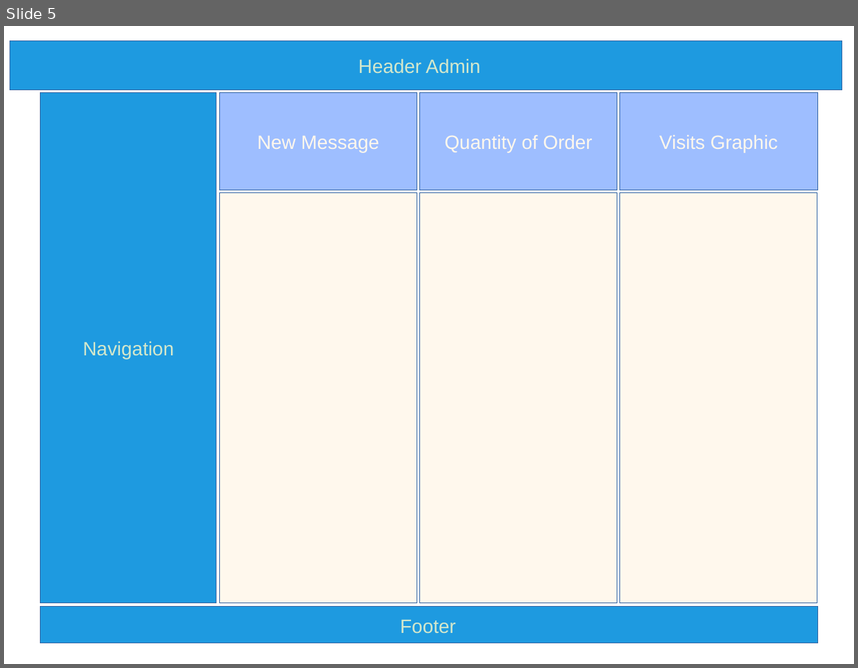
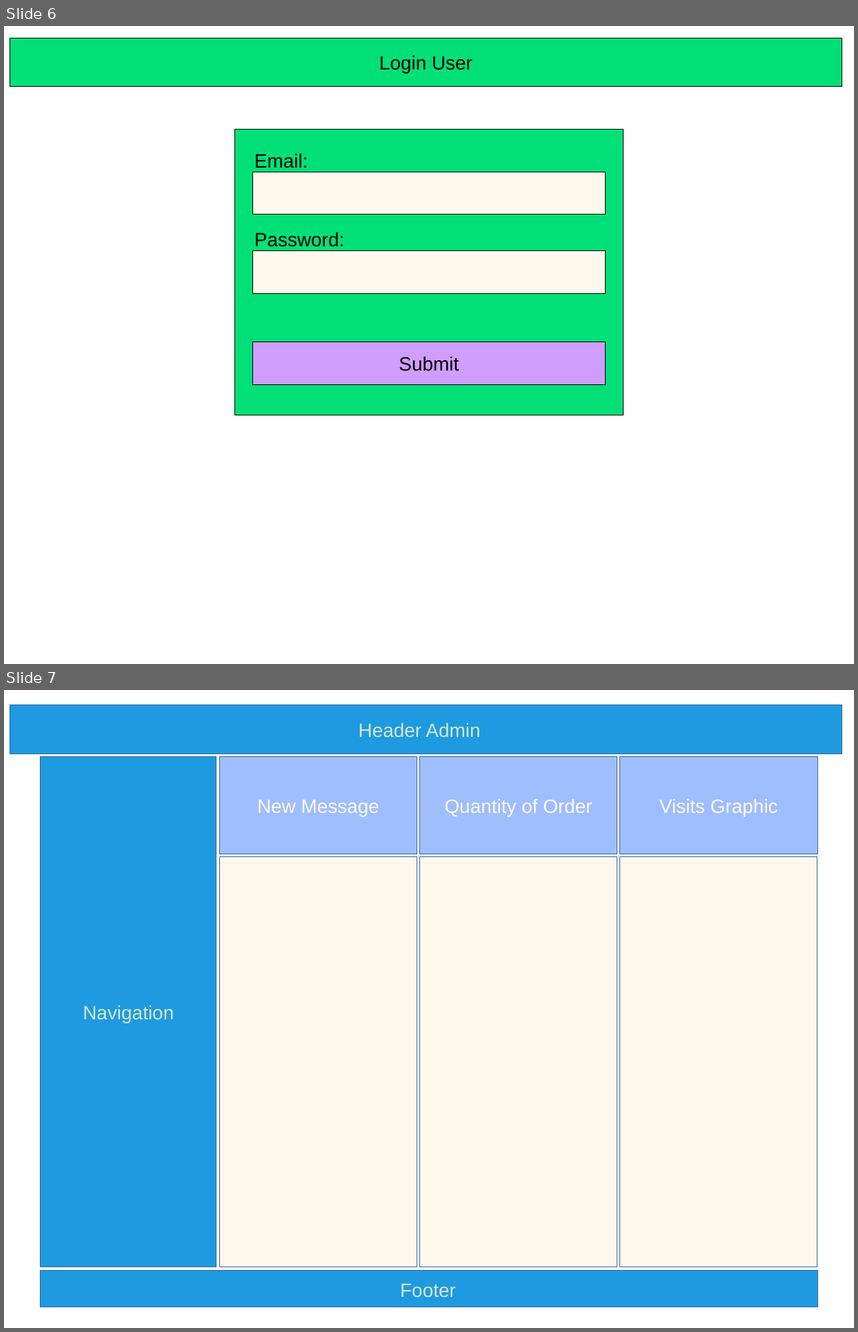
Before and after one commit to bruasu/DAWII-Bruno, a slide deck: schedule/prototype PetShop.odp. Shown one above the other, each under a label of ours: slide 5 before the commit, slides 6 and 7 after it. The pictures are 858x668 and 858x1332 pixels, drawn with LibreOffice and Linux fonts; fonts in the diff are those of the drawing. Boxes give left, top, right and bottom in pixels: in the first picture for what was removed or moved away, otherwise in the second. Text is boxed around its words. In the diff, an @@ line names an element or a change of style, - is before the commit and + after.

```diff
--- a/schedule/prototype PetShop.odp
+++ b/schedule/prototype PetShop.odp
@@ slide 6 added at box(4, 26, 854, 664), background #FFFFFF @@
@@ rectangle added at box(10, 38, 842, 87), fill #01E076, outline #000000 0 pt, 18 pt, text #000000 @@
+Login User
@@ rectangle added at box(234, 129, 624, 414), fill #01E076, outline #000000 0 pt @@
@@ text added at box(254, 153, 308, 168), 18 pt, text #000000 @@
+Email:
@@ rectangle added at box(253, 172, 606, 214), fill #FFF8ED, outline #000000 0 pt @@
@@ text added at box(254, 232, 344, 247), 18 pt, text #000000 @@
+Password:
@@ rectangle added at box(253, 250, 606, 293), fill #FFF8ED, outline #000000 0 pt @@
@@ rectangle added at box(253, 341, 606, 384), fill #CF9EFF, outline #000000 0 pt, 18 pt, text #000000 @@
+Submit
@@ what was slide 5 is now slide 7 @@
```
Also in this commit, not shown: 4 slides changed, 2 other slides added, 3 other files.
